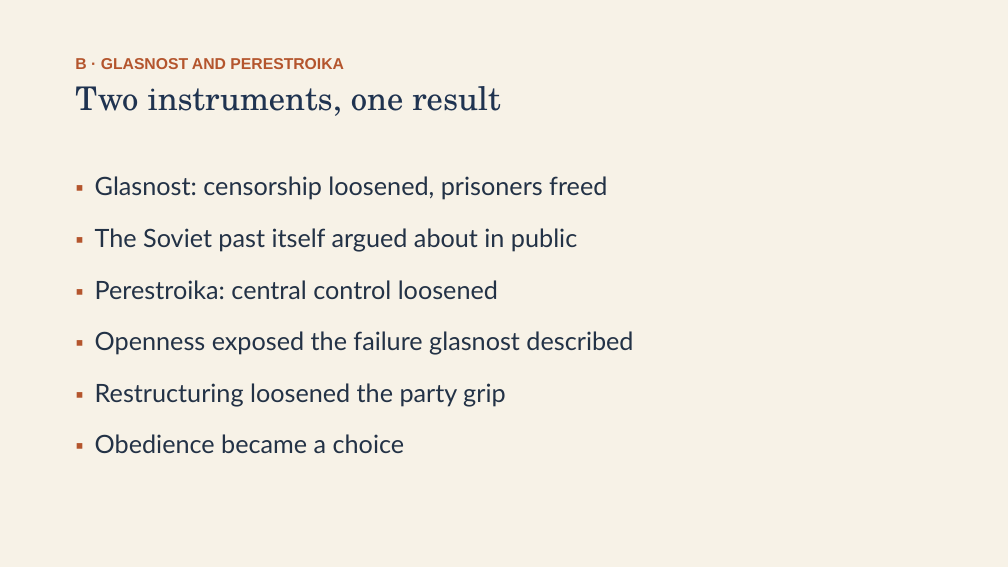
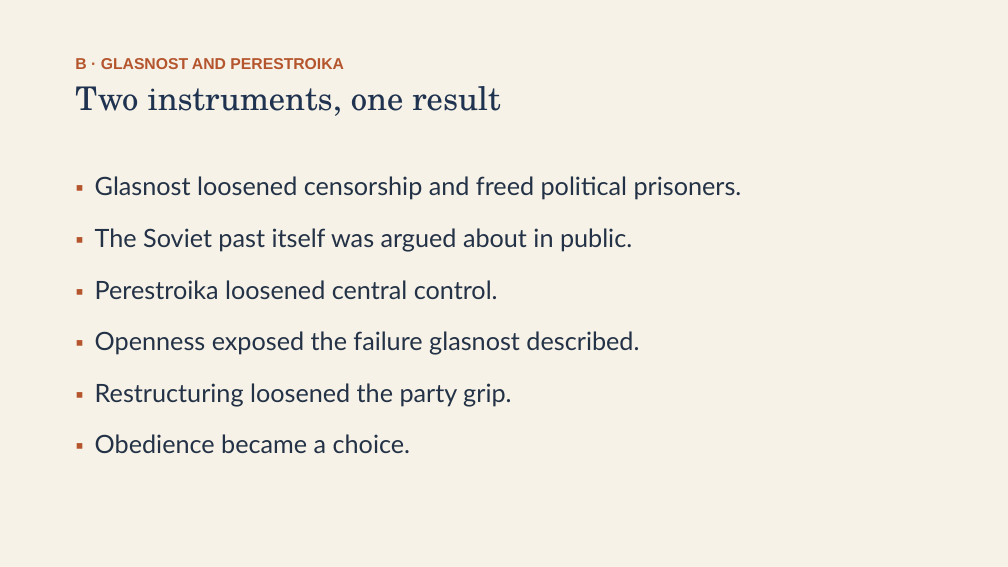
Before and after one commit to ab17gthb/humanities-curriculum-group, a slide deck: slide 7 of cold-war/lesson-08/lesson-08-slides.pptx. Drawn at 1008x567 pixels with LibreOffice and Linux fonts; fonts in the diff are those of the drawing. Boxes give left, top, right and bottom in pixels: in the first picture for what was removed or moved away, otherwise in the second. Text is boxed around its words. In the diff, an @@ line names an element or a change of style, - is before the commit and + after.

```diff
--- a/cold-war/lesson-08/lesson-08-slides.pptx
+++ b/cold-war/lesson-08/lesson-08-slides.pptx
@@ text at <box>95,176,742,453</box>: text changed @@
-▪ Glasnost: censorship loosened, prisoners freed
-▪ The Soviet past itself argued about in public
-▪ Perestroika: central control loosened
-▪ Openness exposed the failure glasnost described
-▪ Restructuring loosened the party grip
-▪ Obedience became a choice
+▪ Glasnost loosened censorship and freed political prisoners.
+▪ The Soviet past itself was argued about in public.
+▪ Perestroika loosened central control.
+▪ Openness exposed the failure glasnost described.
+▪ Restructuring loosened the party grip.
+▪ Obedience became a choice.
```
Also in this commit, not shown: 8 other slides changed, 6 other files.
